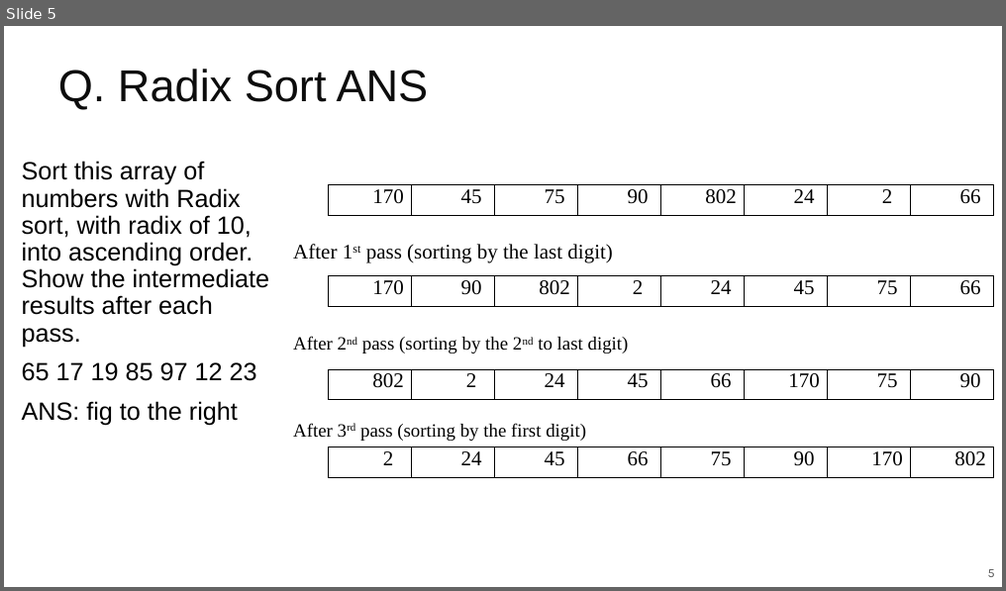
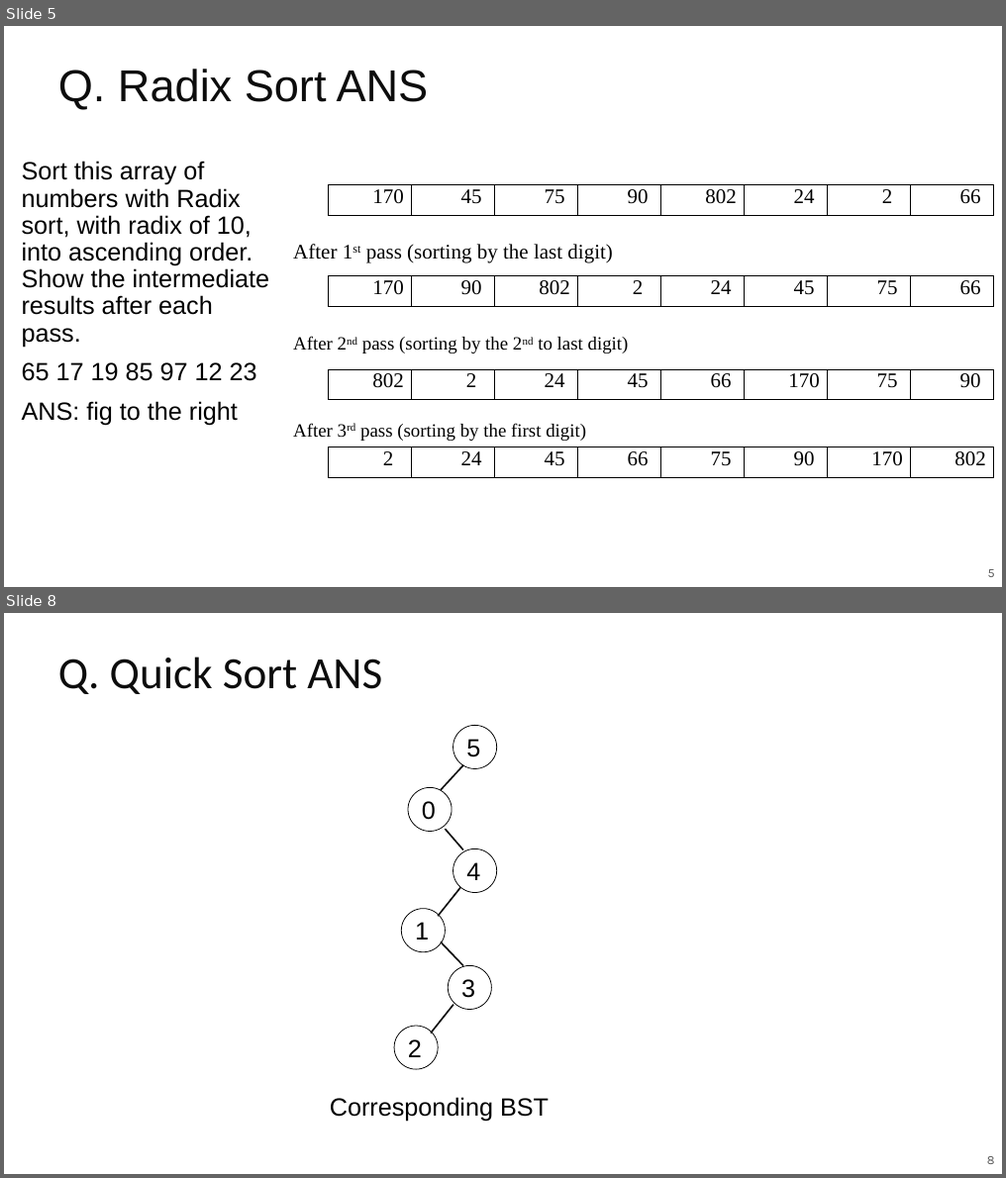
Before and after one commit to guhofstra/CSC111Fa25, a slide deck: PPTs/Lecture 15-sorting Exercises ANS.pptx. Shown one above the other, each under a label of ours: slide 5 before the commit, slides 5 and 8 after it; the slides between them are not shown. The pictures are 1006x591 and 1006x1178 pixels, drawn with LibreOffice and Linux fonts; fonts in the diff are those of the drawing. Boxes give left, top, right and bottom in pixels: in the first picture for what was removed or moved away, otherwise in the second. Text is boxed around its words. In the diff, an @@ line names an element or a change of style, - is before the commit and + after.

```diff
--- a/PPTs/Lecture 15-sorting Exercises ANS.pptx
+++ b/PPTs/Lecture 15-sorting Exercises ANS.pptx
@@ slide 8 added at (x1=4, y1=613, x2=1002, y2=1174), background #FFFFFF; not listed: 1 template element that a slide beside it also shows @@
@@ title added at (x1=58, y1=657, x2=382, y2=694), 43 pt, text #0C0C0C @@
+Q. Quick Sort ANS
@@ ellipse added at (x1=453, y1=725, x2=497, y2=768), fill #FFFFFF, outline #000000 0.75 pt, 24 pt, text #000000 @@
+5
@@ ellipse added at (x1=408, y1=787, x2=451, y2=831), fill #FFFFFF, outline #000000 0.75 pt, 24 pt, text #000000 @@
+0
@@ line added from (463, 765) to (441, 790), #000000 1.5 pt @@
@@ line added from (445, 830) to (463, 851), #000000 1.5 pt @@
@@ ellipse added at (x1=453, y1=849, x2=497, y2=892), fill #FFFFFF, outline #000000 0.75 pt, 24 pt, text #000000 @@
+4
@@ ellipse added at (x1=402, y1=909, x2=445, y2=953), fill #FFFFFF, outline #000000 0.75 pt, 24 pt, text #000000 @@
+1
@@ line added from (460, 888) to (439, 916), #000000 1.5 pt @@
@@ line added from (441, 943) to (463, 965), #000000 1.5 pt @@
@@ ellipse added at (x1=448, y1=965, x2=491, y2=1009), fill #FFFFFF, outline #000000 0.75 pt, 24 pt, text #000000 @@
+3
@@ ellipse added at (x1=394, y1=1026, x2=438, y2=1069), fill #FFFFFF, outline #000000 0.75 pt, 24 pt, text #000000 @@
+2
@@ line added from (453, 1004) to (431, 1034), #000000 1.5 pt @@
@@ text added at (x1=330, y1=1097, x2=548, y2=1122), 24 pt, text #000000 @@
+Corresponding BST
```
Also in this commit, not shown: 2 other slides added, 2 other files.
